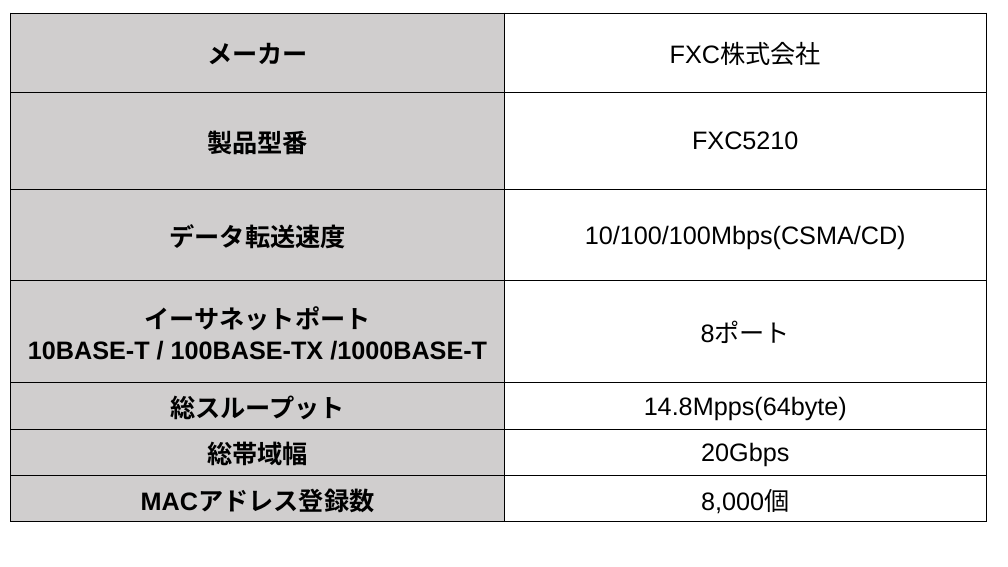
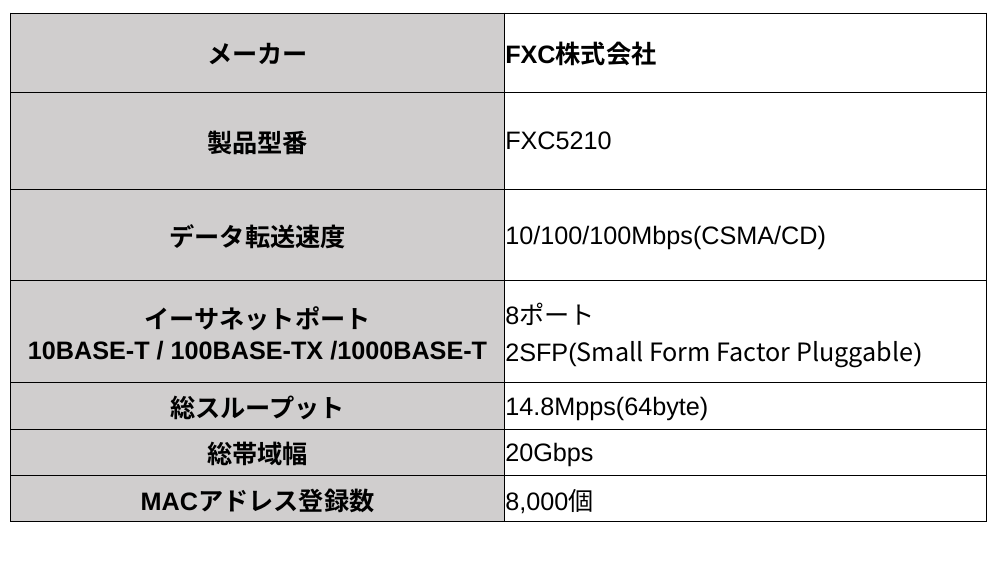
Before and after one commit to Alice-to-Bob/Graduate_School, a slide deck: slide 7 of SUBTHEME/graphs/telework_list.pptx. Drawn at 1008x567 pixels with LibreOffice and Linux fonts; fonts in the diff are those of the drawing. Boxes give left, top, right and bottom in pixels: in the first picture for what was removed or moved away, otherwise in the second. Text is boxed around its words. In the diff, an @@ line names an element or a change of style, - is before the commit and + after.

```diff
--- a/SUBTHEME/graphs/telework_list.pptx
+++ b/SUBTHEME/graphs/telework_list.pptx
@@ table at (11,13,986,522) @@
-row 4, column 2: 8ポート
+row 4, column 2: 8ポート / 2SFP(Small Form Factor Pluggable)
@@ bold on in "FXC株式会社" @@
@@ alignment centre to left @@
```
Also in this commit, not shown: 1 other slide changed, 1 slide added, 17 other files.
